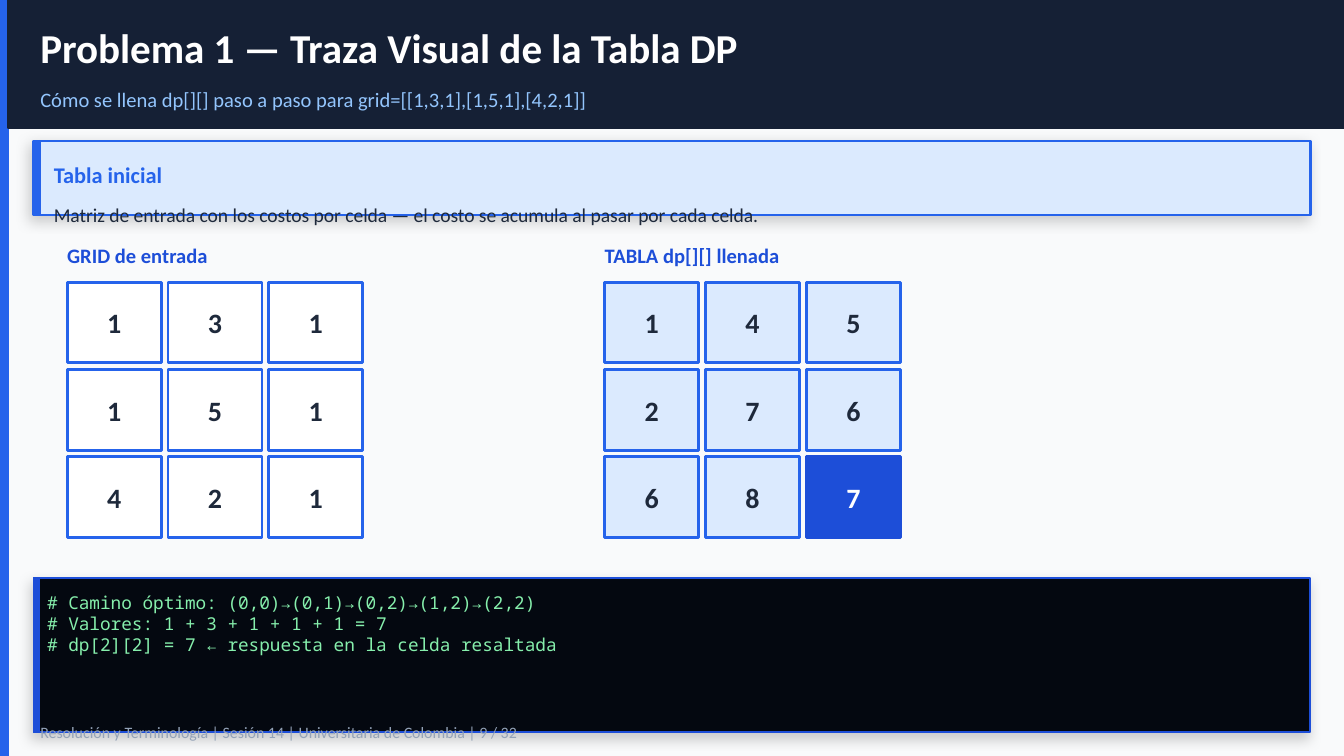
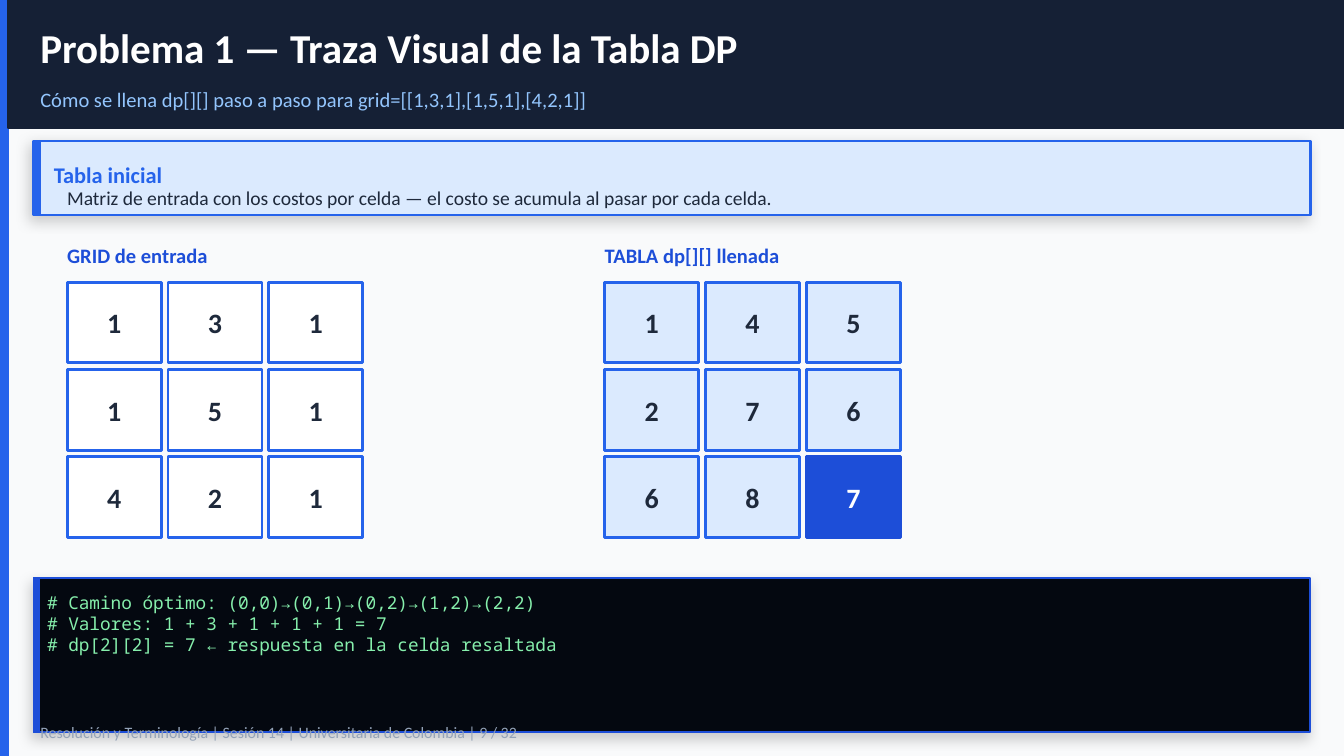
Before and after one commit to sergioburbano05/Universitaria_de_colombia, a slide deck: slide 9 of PRUEBAS DE SOFTWARE/clase_14/S14_ResolucionProblemasTerminologia.pptx. Drawn at 1344x756 pixels with LibreOffice and Linux fonts; fonts in the diff are those of the drawing. Boxes give left, top, right and bottom in pixels: in the first picture for what was removed or moved away, otherwise in the second. Text is boxed around its words. In the diff, an @@ line names an element or a change of style, - is before the commit and + after.

```diff
--- a/PRUEBAS DE SOFTWARE/clase_14/S14_ResolucionProblemasTerminologia.pptx
+++ b/PRUEBAS DE SOFTWARE/clase_14/S14_ResolucionProblemasTerminologia.pptx
@@ text "Matriz de entrada con los ...": place and size @@
-text "Matriz de entrada con los ..." at box(54, 208, 758, 225)
+text "Matriz de entrada con los ..." at box(67, 191, 772, 208)
```
Also in this commit, not shown: 7 other slides changed, 4 other files.
